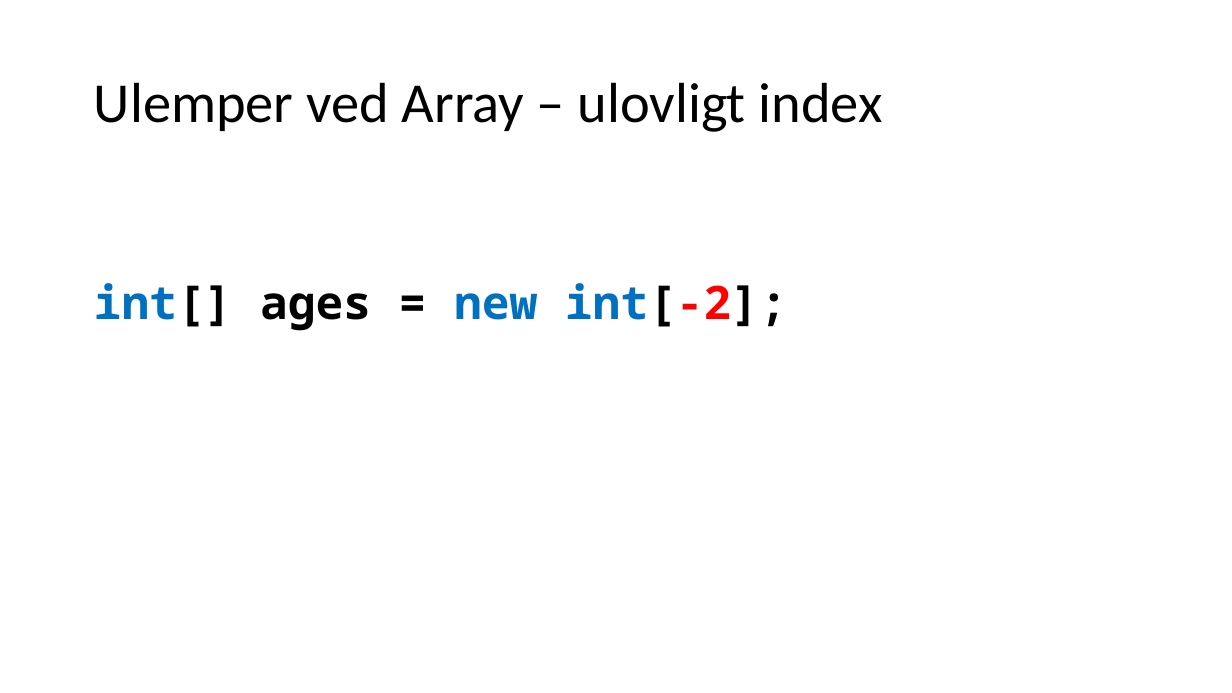
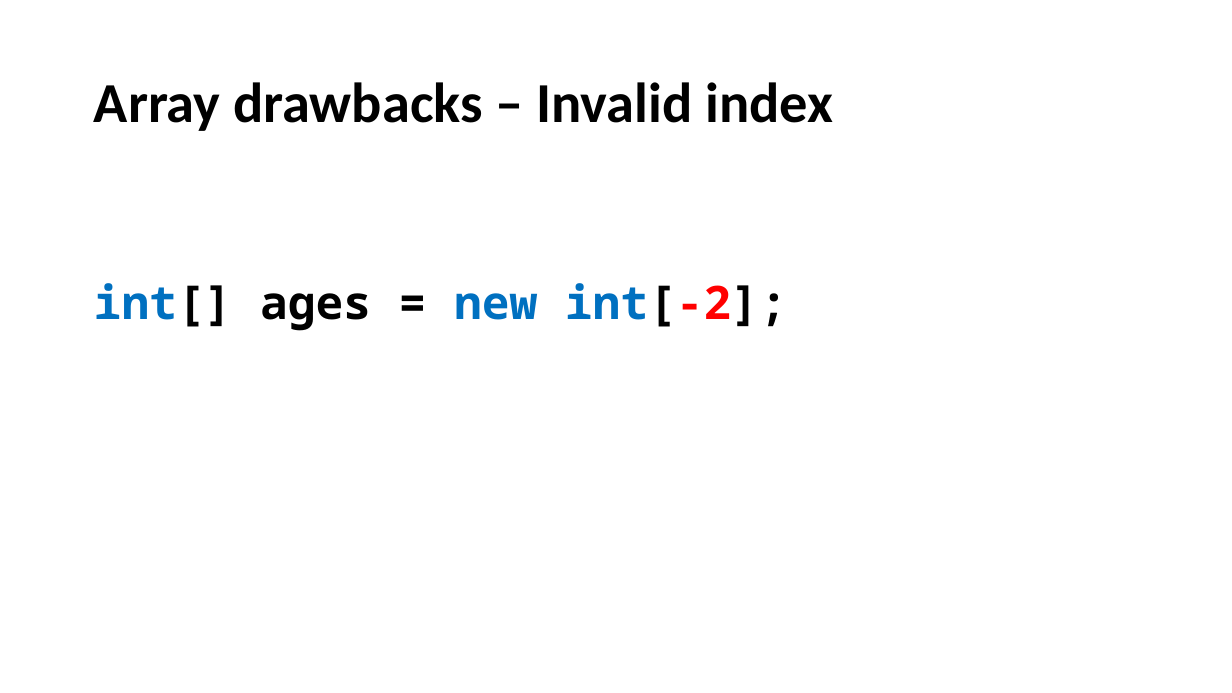
Before and after one commit to perl-easj/Teaching-materials, a slide deck: slide 28 of CSharpProgramming/Presentations/ProgPartII/Lists.pptx. Drawn at 1232x693 pixels with LibreOffice and Linux fonts; fonts in the diff are those of the drawing. Boxes give left, top, right and bottom in pixels: in the first picture for what was removed or moved away, otherwise in the second. Text is boxed around its words. In the diff, an @@ line names an element or a change of style, - is before the commit and + after.

```diff
--- a/CSharpProgramming/Presentations/ProgPartII/Lists.pptx
+++ b/CSharpProgramming/Presentations/ProgPartII/Lists.pptx
@@ title at (94, 82, 833, 131): text changed; bold on @@
-Ulemper ved Array – ulovligt index
+Array drawbacks – Invalid index
```
Also in this commit, not shown: 19 other slides changed, 9 other files.
